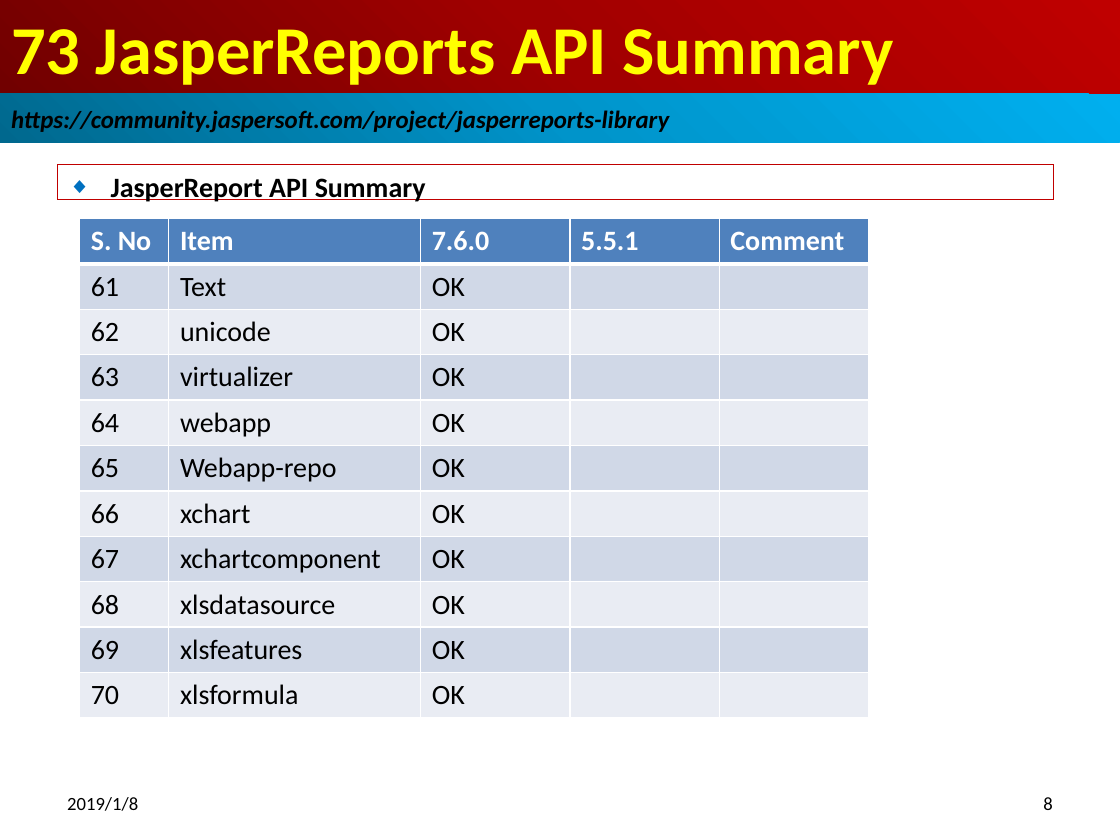
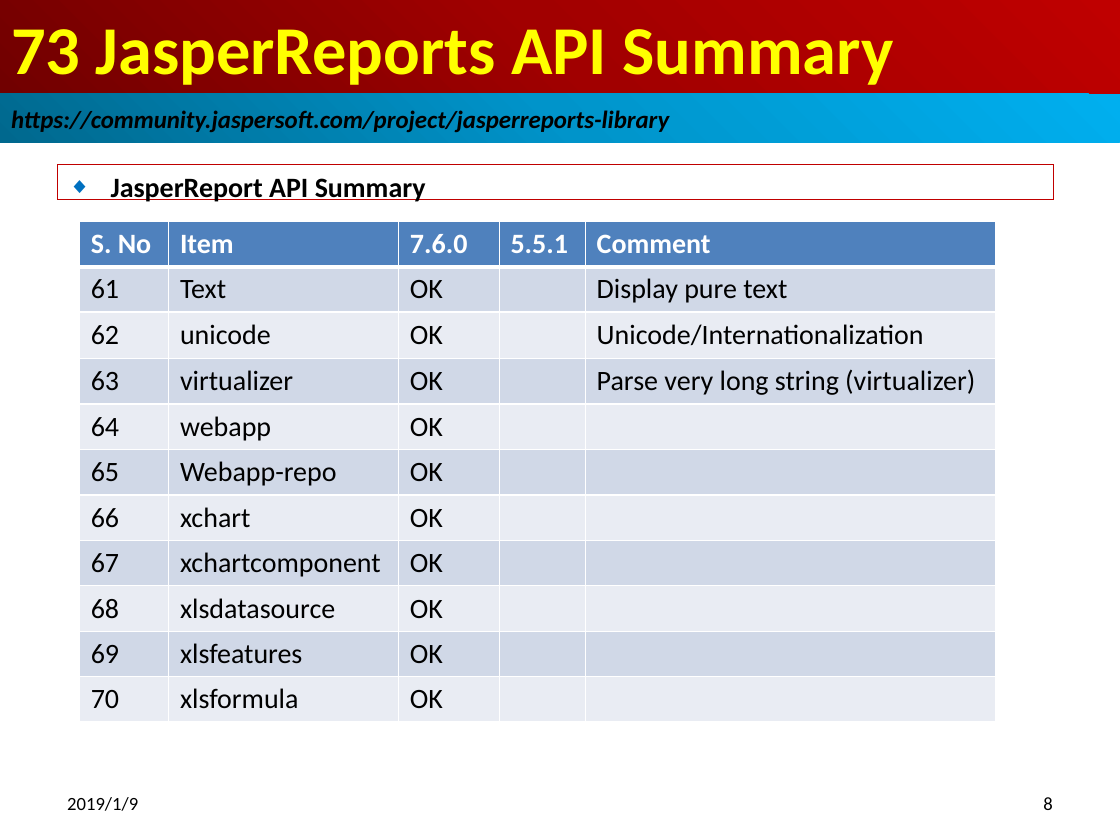
Before and after one commit to peterhchen/100-jasper-report-api-6.7.0, a slide deck: slide 8 of 15_Ch73_API_Summary.pptx. Drawn at 1120x840 pixels with LibreOffice and Linux fonts; fonts in the diff are those of the drawing. Boxes give left, top, right and bottom in pixels: in the first picture for what was removed or moved away, otherwise in the second. Text is boxed around its words. In the diff, an @@ line names an element or a change of style, - is before the commit and + after.

Commit message:
virtualizer

```diff
--- a/15_Ch73_API_Summary.pptx
+++ b/15_Ch73_API_Summary.pptx
@@ table at bbox=[80, 222, 997, 720] @@
-row 2, column 5: 
+row 2, column 5: Display pure text
-row 3, column 5: 
+row 3, column 5: Unicode/Internationalization
-row 4, column 5: 
+row 4, column 5: Parse very long string (virtualizer)
@@ table: place and size @@
-table at bbox=[80, 218, 868, 718]
+table at bbox=[80, 222, 997, 720]
@@ text at bbox=[67, 797, 138, 811]: text changed @@
-2019/1/8
+2019/1/9
```
Also in this commit, not shown: 9 other slides changed, 7 other files.
